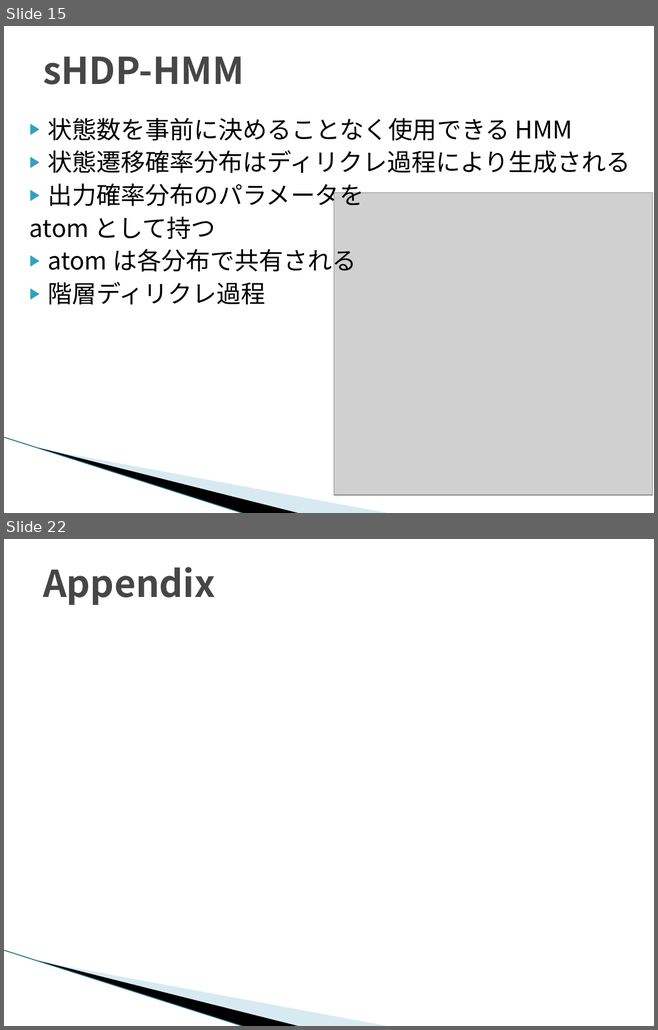
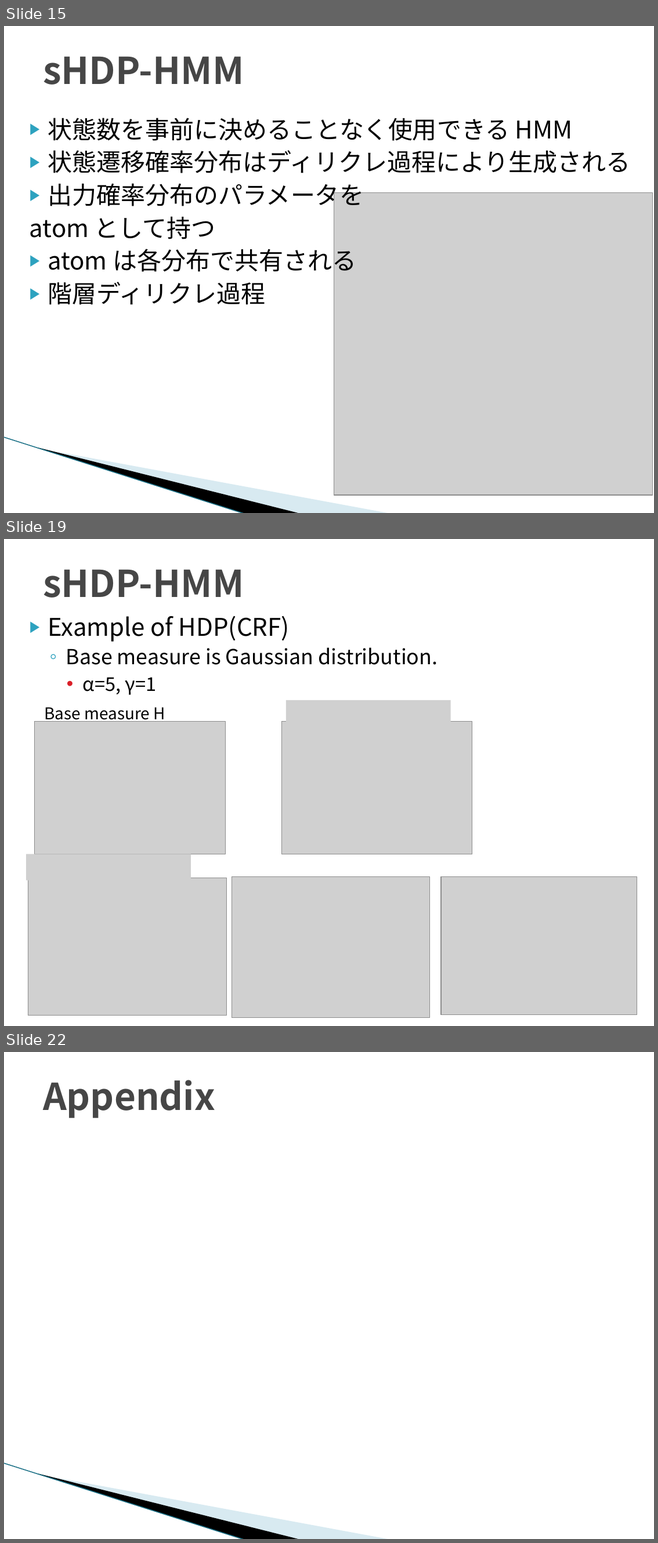
Before and after one commit to TetsuyaKomota/MyMasterStudies, a slide deck: slides/seminar_20170111.pptx. Shown one above the other, each under a label of ours: slides 15 and 22 before the commit, slides 15, 19 and 22 after it; the slides between them are not shown. The pictures are 658x1030 and 658x1543 pixels, drawn with LibreOffice and Linux fonts; fonts in the diff are those of the drawing; grey boxes stand for pictures; background and template pictures are left out. Boxes give left, top, right and bottom in pixels: in the first picture for what was removed or moved away, otherwise in the second. Text is boxed around its words. In the diff, an @@ line names an element or a change of style, - is before the commit and + after.

```diff
--- a/slides/seminar_20170111.pptx
+++ b/slides/seminar_20170111.pptx
@@ slide 19 added at (4,539,654,1026), background #FFFFFF @@
@@ title added at (43,569,244,598), 41 pt, text #464646, bold @@
+sHDP-HMM
@@ text added at (48,616,438,695), 23 pt, text #000000 @@
+▶ Example of HDP(CRF)
+  ◦ Base measure is Gaussian distribution.
+    • α=5, γ=1
@@ text added at (45,707,165,724), 18 pt, text #000000 @@
+Base measure H
@@ picture added at (286,700,450,726) @@
@@ picture added at (35,722,226,855) @@
@@ picture added at (281,722,471,855) @@
@@ picture added at (26,854,190,880) @@
@@ picture added at (28,878,226,1015) @@
@@ picture added at (231,877,429,1017) @@
@@ picture added at (441,877,637,1015) @@
```
Also in this commit, not shown: 8 slides changed, 1 slide removed, 1 other file.
